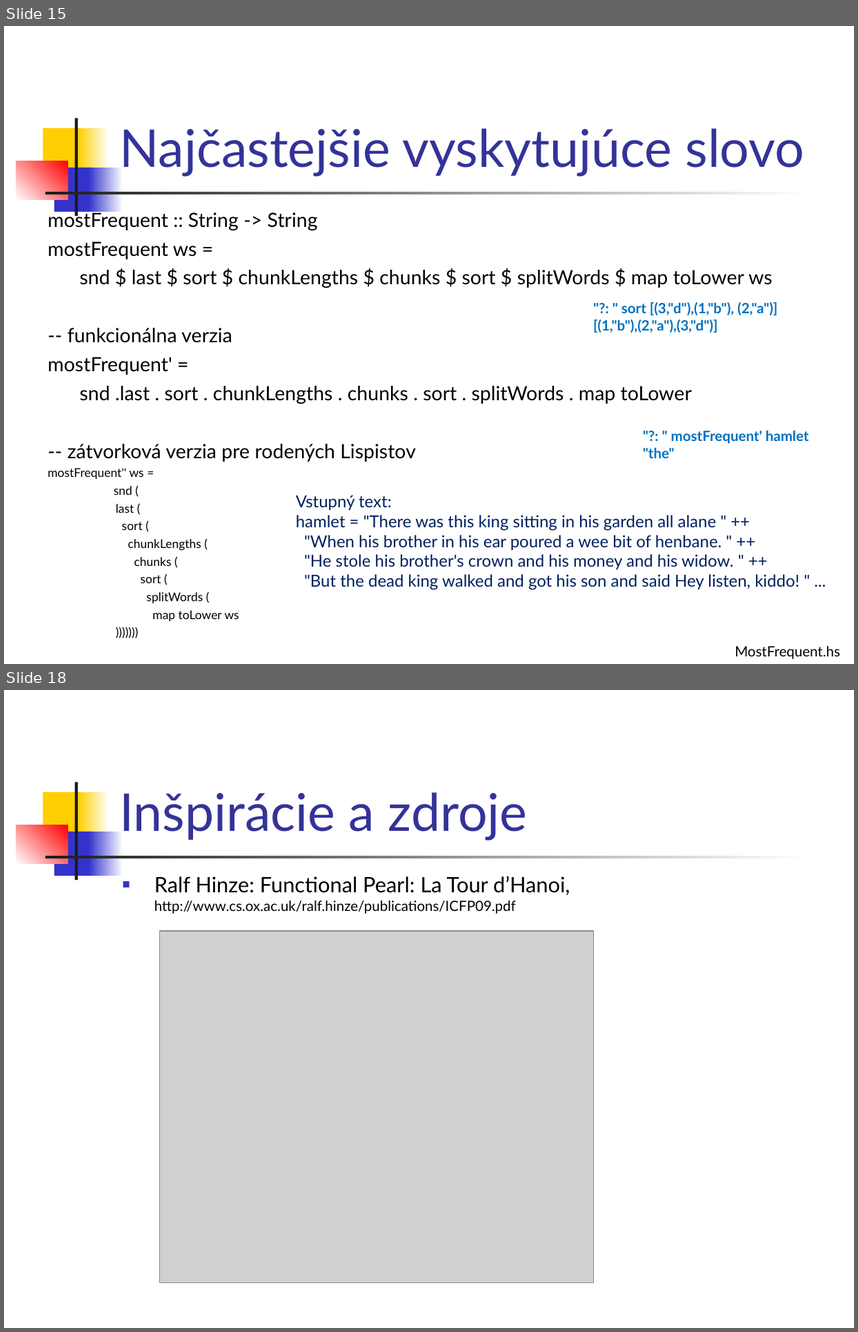
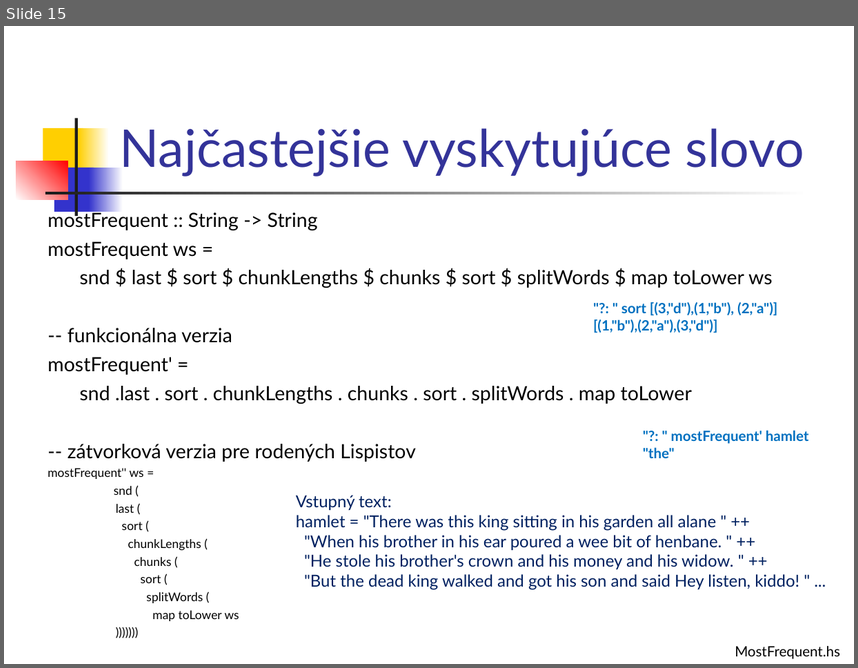
Before and after one commit to Funkcionalne/Prednasky, a slide deck: 03/03_fpro.ppt. Shown one above the other, each under a label of ours: slides 15 and 18 before the commit, slide 15 after it; the slides between them are not shown. The pictures are 858x1332 and 858x668 pixels, drawn with LibreOffice and Linux fonts; fonts in the diff are those of the drawing; grey boxes stand for pictures. Boxes give left, top, right and bottom in pixels: in the first picture for what was removed or moved away, otherwise in the second. Text is boxed around its words. In the diff, an @@ line names an element or a change of style, - is before the commit and + after.

```diff
--- a/03/03_fpro.ppt
+++ b/03/03_fpro.ppt
@@ slide 18 removed at [4,690,854,1328], background #FFFFFF; not listed: 7 template elements that a slide beside it also shows @@
@@ title removed at [119,792,528,840] @@
-Inšpirácie a zdroje
@@ text removed at [154,876,570,914] @@
-■ Ralf Hinze: Functional Pearl: La Tour d’Hanoi, http://www.cs.ox.ac.uk/ralf.hinze/publications/ICFP09.pdf
@@ picture removed at [159,931,593,1283] @@
```
Also in this commit, not shown: 2 slides changed, 3 slides added, 21 other slides removed, 2 other files.
